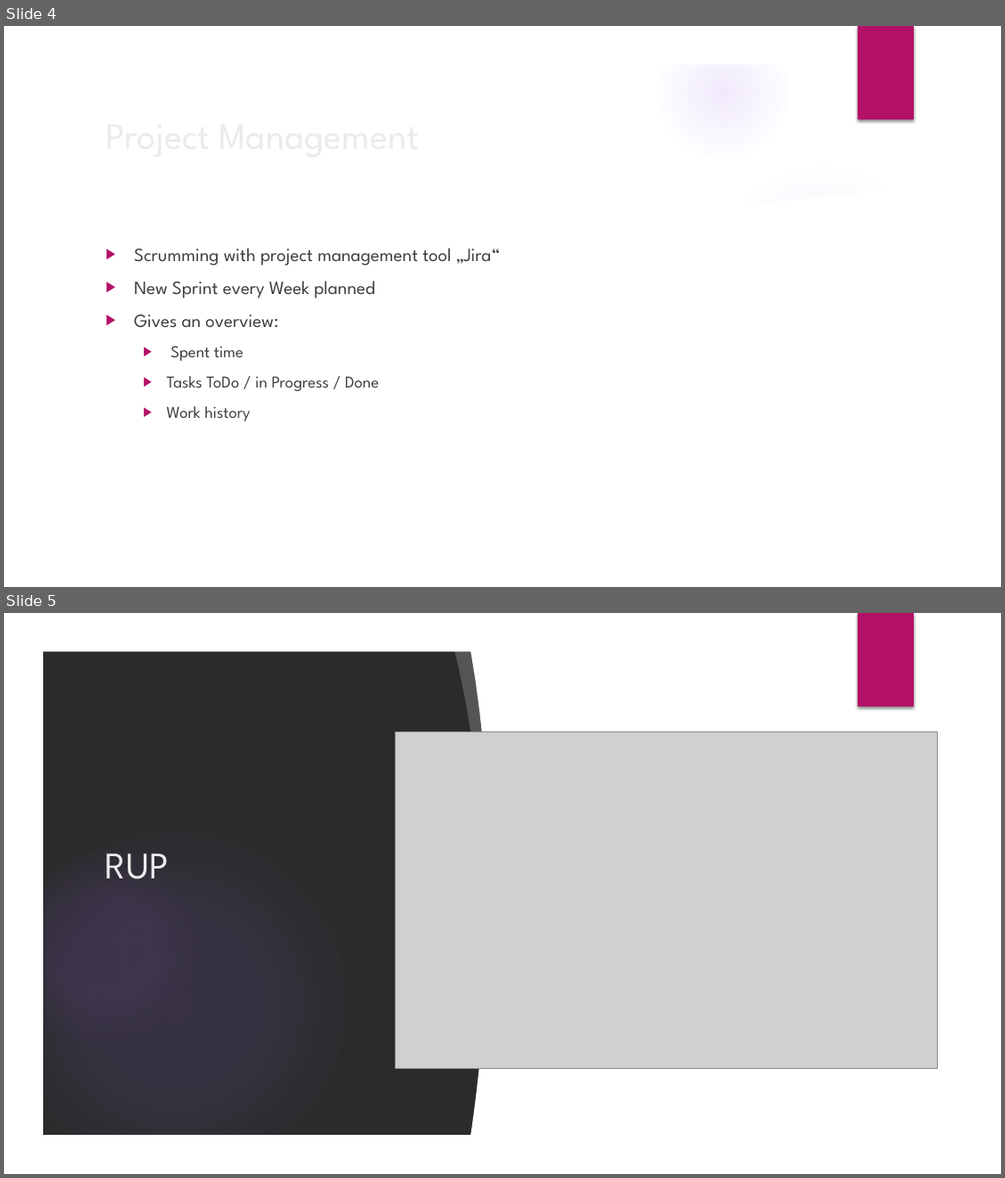
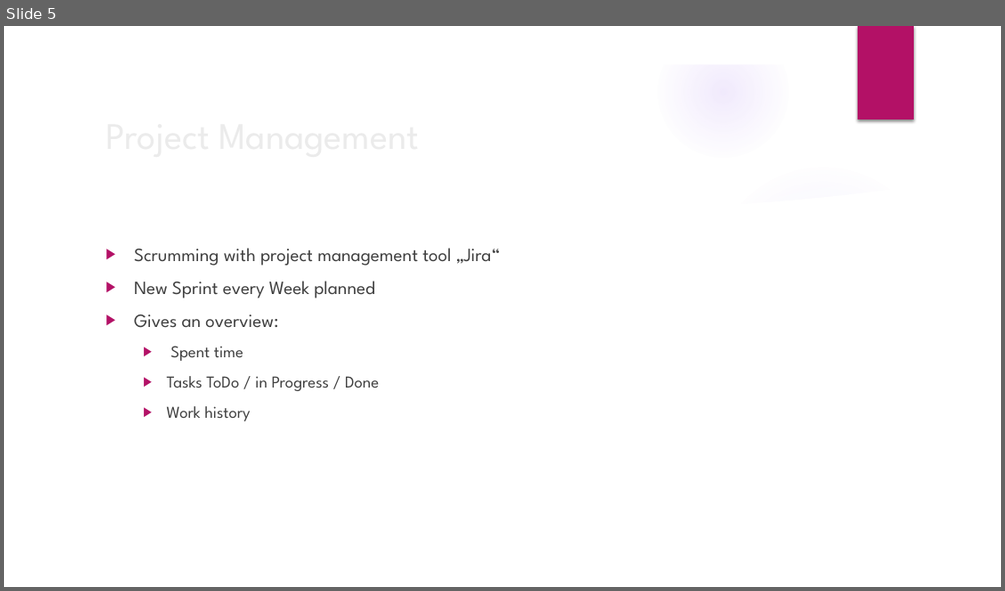
Before and after one commit to tenniskonig/Dokumentation, a slide deck: Tenniskönig.pptx. Shown one above the other, each under a label of ours: slides 4 and 5 before the commit, slide 5 after it. The pictures are 1005x1178 and 1005x591 pixels, drawn with LibreOffice and Linux fonts; fonts in the diff are those of the drawing; grey boxes stand for pictures; background and template pictures are left out; a plain dark background stands for a picture behind light text. Boxes give left, top, right and bottom in pixels: in the first picture for what was removed or moved away, otherwise in the second. Text is boxed around its words. In the diff, an @@ line names an element or a change of style, - is before the commit and + after.

```diff
--- a/Tenniskönig.pptx
+++ b/Tenniskönig.pptx
@@ slide 5 removed at <box>4,613,1001,1174</box>, background picture (left out); not listed: 6 template elements that a slide beside it also shows @@
@@ freeform shape removed at <box>454,644,511,916</box> @@
@@ freeform shape removed at <box>469,646,572,1141</box> @@
@@ rectangle removed at <box>509,646,966,1141</box> @@
@@ picture removed at <box>395,732,938,1070</box> @@
@@ title removed at <box>105,853,169,879</box> @@
-RUP
@@ what was slide 4 is now slide 5 @@
```
Also in this commit, not shown: 3 slides changed, 16 slides added, 1 other file.
